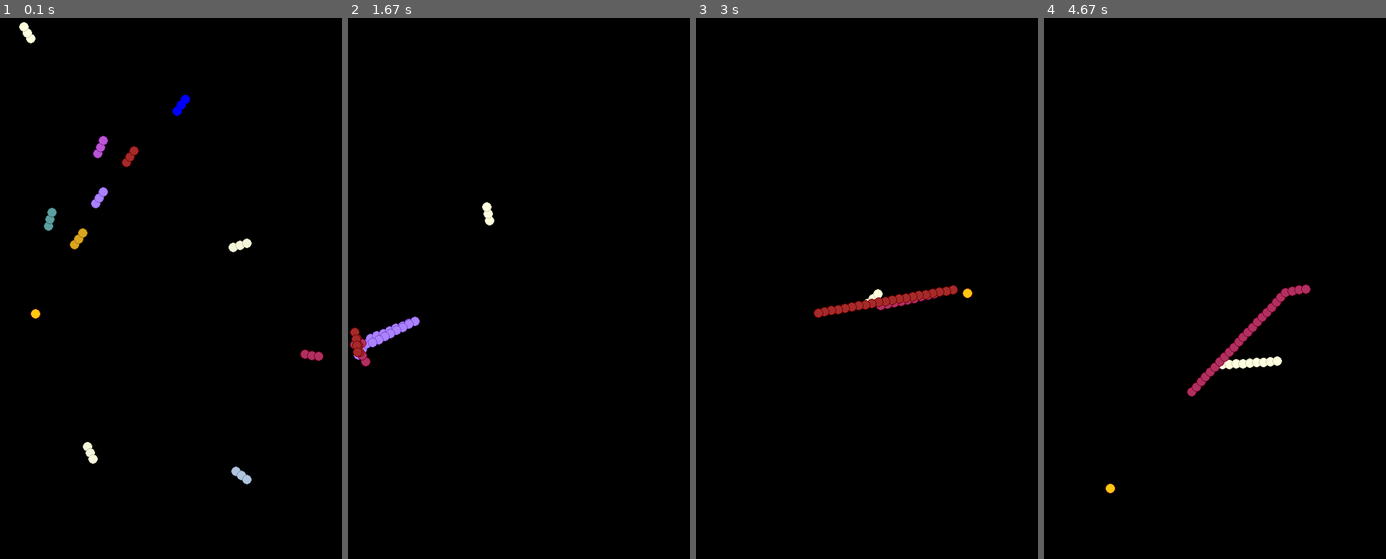
Above: before the commit, frames 1-4 (left to right).
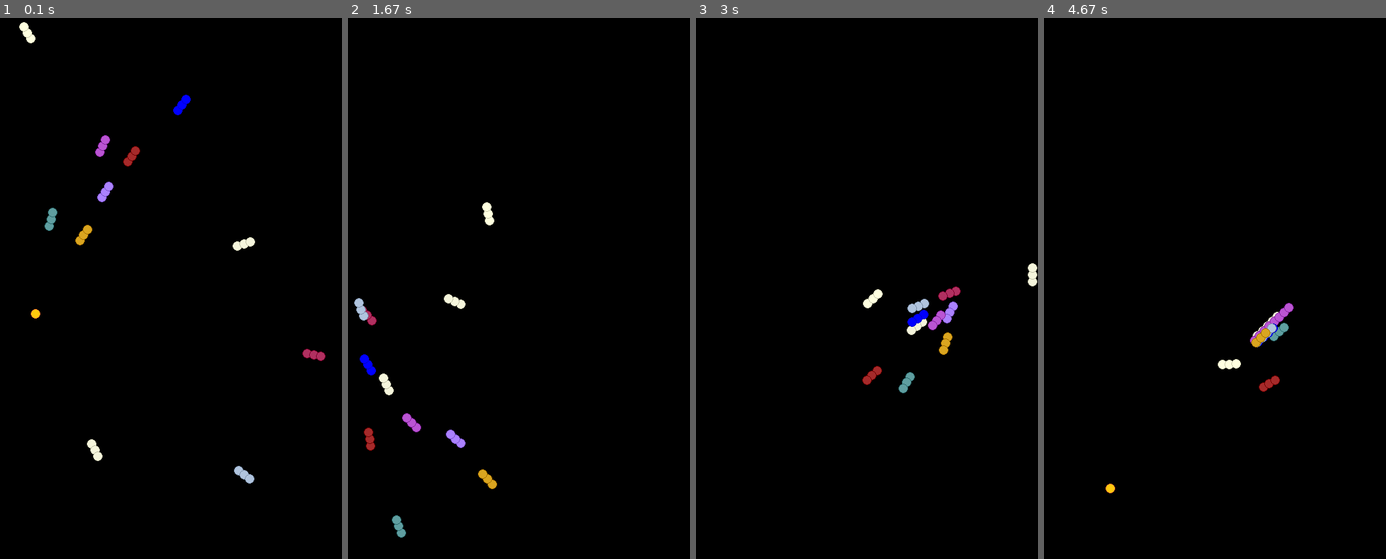
Above: after the commit, the same moments.

Repository: zmh-program/Z-RLSnake
Game: pygame game, started from render.py
The game is run twice, just before and just after one commit, with the same random seed, the same clock (stepped at 60 frames per second) and the same inputs.
Inputs (mouse positions are in pixels of both pictures, inside the frame that each line leads up to):
- Up to frame 1 (0.1 s): no input
- Up to frame 2 (1.67 s): click (519, 283) at 0.38 s; click (412, 412) at 0.72 s; click (525, 99) at 1.05 s; click (519, 353) at 1.38 s
- Up to frame 3 (3 s): click (812, 104) at 1.72 s; click (973, 272) at 2.05 s; click (986, 391) at 2.38 s; click (784, 380) at 2.72 s
- Up to frame 4 (4.67 s): click (1163, 445) at 3.05 s; click (1286, 212) at 3.38 s; click (1334, 277) at 3.72 s; click (1276, 467) at 4.05 s; click (1146, 369) at 4.38 s

The runs differ from the first frame. In frame 1, 0.8% of the frame differs, in the area x 12-96%, y 14-87%; in frame 2, 1.5%; in frame 3, 1.7%, in the area x 34-100%, y 45-70%; in frame 4, 1.5%.

Commit message:
1.6.4-alpha
breakup机制

Diff:
--- a/vector/sprite.py
+++ b/vector/sprite.py
@@ -193,10 +193,26 @@
     def __init__(self, *args, **kwargs):
         super().__init__(*args, **kwargs)
 
+    def random_direction(self):
+        self.update_direction(generate_direction())
+
+    def _border_collide_detection(self) -> bool:
+        x, y = self.head + self.direction
+        return x - self.radius < 0 or y - self.radius < 0 or \
+            x + self.radius > WIDTH or y + self.radius > HEIGHT
+
+    def collide_detection(self):
+        breakup = 0
+        while self._border_collide_detection() and breakup < 100:
+            self.random_direction()
+            breakup += 1
+        print(breakup)
+
     def update(self):
         resp = self.parent.get_closest_coin(self)
         if resp:
             self.update_direction_from_point(resp)
+        self.collide_detection()
         super().update()
 
 
